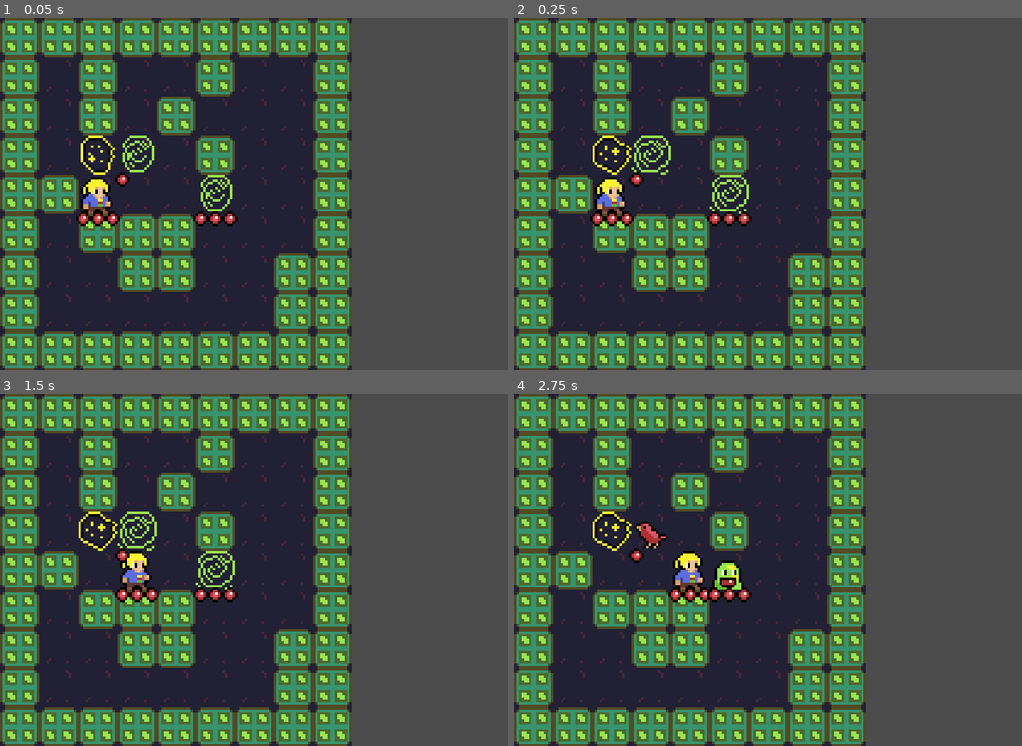
Above: before the commit, frames 1-4 (two rows, left to right).
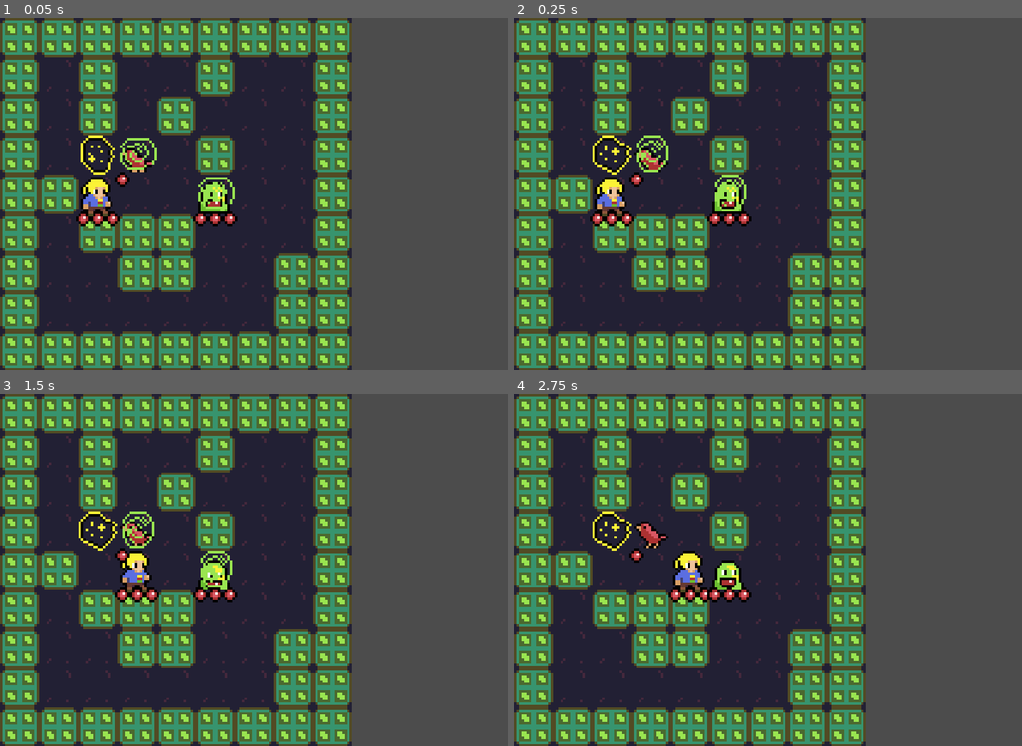
Above: after the commit, the same moments.

Repository: gueepo/godot_broughlike
Game: Godot game, scene res://Scenes/MainScene.tscn
Two runs of this game, one before a commit and one after it. Both use one fixed random seed, a clock stepped at 60 frames per second and the inputs below.
Inputs:
- Up to frame 1 (0.05 s): no input
- Up to frame 2 (0.25 s): no input
- Up to frame 3 (1.5 s): hold Right (ui_right) 0.53-1.28 s; hold Down (ui_down) from 1.28 s (still down)
- Up to frame 4 (2.75 s): release Down (ui_down) at 2.03 s; hold Right (ui_right) from 2.03 s (still down)

The runs differ from the first frame. In frame 1, 0.9% of the frame differs, in the area x 23-47%, y 33-56%; in frame 2, 0.9%; in frame 3, 0.9%; in frame 4, nothing differs.

Commit message:
cleaning up codebase a little bit

Diff:
--- a/broughlike/Scenes/Bird.gd
+++ b/broughlike/Scenes/Bird.gd
@@ -1,5 +1,4 @@
 extends "res://Scenes/Monster_Base.gd"
 
 func StartMonster():
-	print("initializing bird")
 	InitializeMonster(1)
--- a/broughlike/Scenes/Eater.gd
+++ b/broughlike/Scenes/Eater.gd
@@ -1,7 +1,6 @@
 extends "res://Scenes/Monster_Base.gd"
 
 func StartMonster():
-	print("initializing eater")
 	InitializeMonster(1)
 
 func TakeTurn():
--- a/broughlike/Scenes/Jester.gd
+++ b/broughlike/Scenes/Jester.gd
@@ -1,7 +1,6 @@
 extends "res://Scenes/Monster_Base.gd"
 
 func StartMonster():
-	print("initializing jester")
 	InitializeMonster(2)
 
 func TakeTurn():
--- a/broughlike/Scenes/MainScene.gd
+++ b/broughlike/Scenes/MainScene.gd
@@ -51,7 +51,7 @@
 		else:
 			GenerateMap()
 
-	print("attempts: ", attempts)
+	print("map generation attempts: ", attempts)
 	if attempts == 100:
 		print("timed out!")
 
@@ -65,12 +65,14 @@
 	# todo: generate monsters
 	GenerateMonsters()
 
+# correctly create and resize the arrays for the map
 func CreateMapArray():
 	map.resize(TILES_ON_VERTICAL)
 	for i in range(TILES_ON_VERTICAL):
 		map[i] = Array()
 		map[i].resize(TILES_ON_HORIZONTAL)
 
+# generate map and creates each individual node
 func GenerateMap():
 	passableTiles = 0
 	for i in range(TILES_ON_VERTICAL):
@@ -88,6 +90,7 @@
 			tile.position = Vector2(j * TILE_SIZE, i * TILE_SIZE)
 			map[i][j] = tile
 
+# deletes all tile nodes
 func CleanMap():
 	for i in range(TILES_ON_VERTICAL):
 		for j in range(TILES_ON_HORIZONTAL):
@@ -99,8 +102,6 @@
 	if(level >= 6):
 		print("YOU WON!")
 
-
-	print("level up")
 	for i in range(monstersOnScene.size()):
 		monstersOnScene[i].queue_free()
 	monstersOnScene.clear()
@@ -110,14 +111,16 @@
 
 # ===================================================================================================
 # ===================================================================================================
-# MAP VALIDATION FUNCTIONS
-# ===================================================================================================
-# ===================================================================================================
+# MAP RELATED FUNCTIONS
+# ===================================================================================================
+# ===================================================================================================
+# returns the neighbor tile from the given position in the given direction
 func GetTileNeighbor(x, y, dx, dy):
 	if IsInBounds(x + dx, y + dy):
 		return map[y+dy][x+dx]
 	return null
 
+# gets all adjacent neighbors of the tile on the given position
 func GetAdjacentNeighbors(x, y):
 	var adjacentTiles = Array()
 	var leftTile = GetTileNeighbor(x, y, -1, 0)
@@ -162,6 +165,7 @@
 func GetPassableAdjacentNeighborsFromTile(tile):
 	return GetPassableAdjacentNeighbors(tile._internal_x, tile._internal_y)
 
+# use a flood-fill approach to try to connect all tiles
 func GetConnectedTiles():
 	var connectedTiles = Array()
 	var frontier = Array()
@@ -191,6 +195,7 @@
 	for i in numMonsters:
 		SpawnMonster()
 
+# spawn a monster on a random passable tile
 func SpawnMonster():
 	var monster = monsterBag[rng.randi_range(0, monsterBag.size() - 1)]
 	var spawnedMonster = monster.instance()
@@ -216,6 +221,7 @@
 	var t = GetTileFromWorldPosition(position)
 	return t._monsterOnTile != null
 
+# update tiles when a monster moves from/to somewhere
 func MonsterMovedTo(monster, oldPosition, newPosition):
 	var oldTile = GetTileFromWorldPosition(oldPosition)
 	var newTile = GetTileFromWorldPosition(newPosition)
@@ -225,6 +231,7 @@
 	if(monster._is_player):
 		UpdateAllMonsters()
 
+# destroy a node monster, clean its tile and remove it from the monster array
 func DestroyMonster(monster):
 	if monster._is_player:
 		print("#todo: GAME OVER!")
@@ -242,7 +249,6 @@
 
 	# avoiding so monsters attack themselves
 	if(monsterAttacking._is_player != other._is_player):
-		print(monsterAttacking.name, " deals ", damage, " damage on ", other.name)
 		other.DealDamage(1)
 		if(other._hp <= 0):
 			DestroyMonster(other)
@@ -251,7 +257,7 @@
 		other._is_stunned = true
 		UpdateAllMonsters()
 
-#
+# let the monsters take their turns after player took their turn
 func UpdateAllMonsters():
 	for m in monstersOnScene:
 		if m != null:
@@ -292,7 +298,6 @@
 		tile = map[y][x]
 		if(tile.is_passable && tile._monsterOnTile == null):
 			return tile
-	print("[GetARandomPassableTile] timeout!")
 
 func ManhattanDistance(p1, p2):
 	return abs(p1.x - p2.x) + abs(p1.y - p2.y)
--- a/broughlike/Scenes/Monster_Base.gd
+++ b/broughlike/Scenes/Monster_Base.gd
@@ -1,41 +1,50 @@
 extends Node2D
 
+# constants
 var MAX_HP = 6
 
+# object references
 onready var _mainSceneReference = get_node("/root/MainScene")
-var amount_to_move
 onready var _animatedSprite = $AnimatedSprite
 onready var _portalSprite = $Portal
+onready var hpSprites = [$HP/HP_1, $HP/HP_2, $HP/HP_3, $HP/HP_4, $HP/HP_5, $HP/HP_6]
+
+# internal variables
 var _hp = 0
 var _is_player = false
 var _attacked_this_turn = false
 var _is_stunned = false
 var _teleportCounter = 2
+var _amount_to_move
 
-onready var hpSprites = [$HP/HP_1, $HP/HP_2, $HP/HP_3, $HP/HP_4, $HP/HP_5, $HP/HP_6]
 
 func _ready():
-	amount_to_move = _mainSceneReference.TILE_SIZE
+	_amount_to_move = _mainSceneReference.TILE_SIZE
 	_animatedSprite.z_index = 5
 	_animatedSprite.position = Vector2(8, 8)
 	_animatedSprite.playing = true
-	_portalSprite.z_index = 5
+	_portalSprite.z_index = 10
 	_portalSprite.position = Vector2(8, 8)
 	_portalSprite.playing = true
 	StartMonster()
 	UpdatePortalVisibility()
 
+func InitializeMonster(hp):
+	_hp = hp
+	UpdateHealth()
+
 func GetMyTile():
 	return _mainSceneReference.GetTileMonsterIsAt(self)
 
+# this is to be overrided by children
 func StartMonster():
 	pass
 
 func Update():
 	if(_is_stunned || _teleportCounter > 0):
 		_teleportCounter -= 1
+		_is_stunned = false
 		UpdatePortalVisibility()
-		_is_stunned = false
 		return
 
 	_attacked_this_turn = false
@@ -44,10 +53,10 @@
 func UpdatePortalVisibility():
 	if(_teleportCounter > 0):
 		_portalSprite.visible = true
-		_animatedSprite.visible = false
+		# _animatedSprite.visible = false
 	else:
 		_portalSprite.visible = false
-		_animatedSprite.visible = true
+		# _animatedSprite.visible = true
 
 func TakeTurn():
 	var myTile = GetMyTile()
@@ -89,10 +98,9 @@
 				_mainSceneReference.LevelUp();
 				return
 
-func InitializeMonster(hp):
-	_hp = hp
-	UpdateHealth()
-
+# #########################
+# HP MANAGEMENT
+# #########################
 func SetHp(hp):
 	_hp = min(hp, MAX_HP)
 
--- a/broughlike/Scenes/Monster_Base.tscn
+++ b/broughlike/Scenes/Monster_Base.tscn
@@ -42,7 +42,7 @@
 
 [node name="Portal" type="AnimatedSprite" parent="."]
 frames = SubResource( 4 )
-frame = 2
+frame = 1
 playing = true
 
 [node name="AnimatedSprite" type="AnimatedSprite" parent="."]
--- a/broughlike/Scenes/Player.gd
+++ b/broughlike/Scenes/Player.gd
@@ -10,14 +10,14 @@
 	var movementDirection = Vector2()
 	if Input.is_action_just_pressed("ui_right"):
 		_animatedSprite.flip_h = false
-		movementDirection.x = amount_to_move
+		movementDirection.x = _amount_to_move
 	elif Input.is_action_just_pressed("ui_left"):
 		_animatedSprite.flip_h = true
-		movementDirection.x = -amount_to_move
+		movementDirection.x = -_amount_to_move
 	elif Input.is_action_just_pressed("ui_down"):
-		movementDirection.y = amount_to_move
+		movementDirection.y = _amount_to_move
 	elif Input.is_action_just_pressed("ui_up"):
-		movementDirection.y = -amount_to_move
+		movementDirection.y = -_amount_to_move
 
 	var newPosition = self.position + movementDirection;
 	if(newPosition != self.position):
--- a/broughlike/Scenes/Snake.gd
+++ b/broughlike/Scenes/Snake.gd
@@ -1,7 +1,6 @@
 extends "res://Scenes/Monster_Base.gd"
 
 func StartMonster():
-	print("initializing snake")
 	InitializeMonster(1)
 
 func TakeTurn():
--- a/broughlike/Scenes/Tank.gd
+++ b/broughlike/Scenes/Tank.gd
@@ -1,7 +1,6 @@
 extends "res://Scenes/Monster_Base.gd"
 
 func StartMonster():
-	print("initializing tank")
 	InitializeMonster(3)
 
 func TakeTurn():
